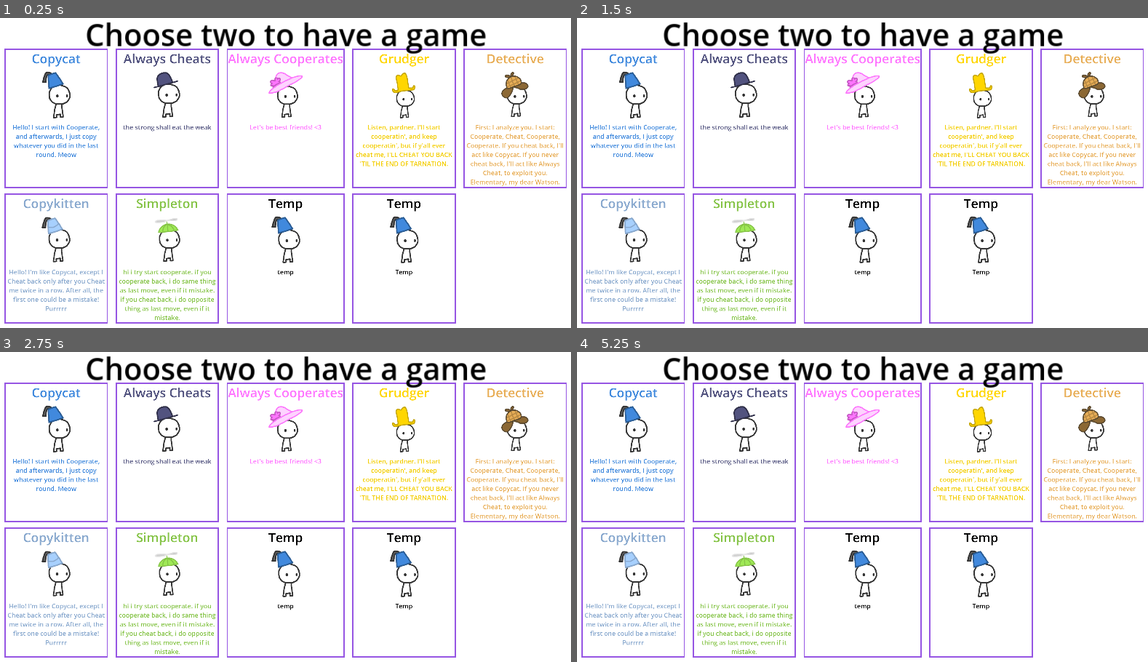
Above: before the commit, frames 1-4 (two rows, left to right).
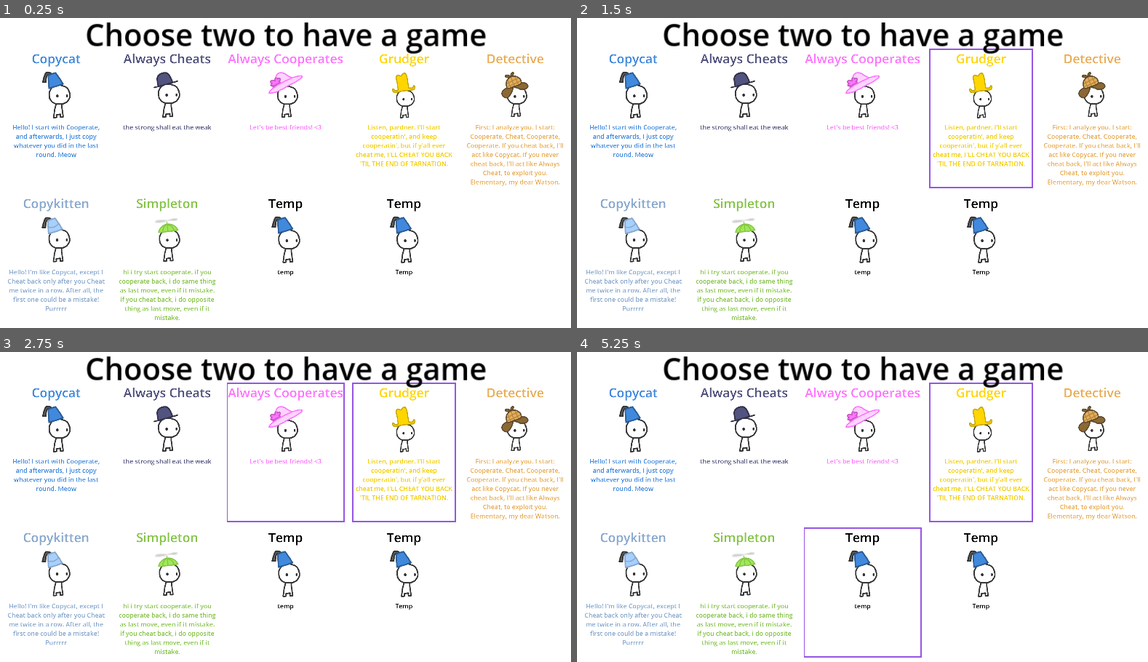
Above: after the commit, the same moments.

Repository: Requiem53/DFA-With-Game-Theory
Game: Godot game, scene res://Scenes/Screens/PickWhoToPlayWith.tscn
Same seed, same stepped clock (60 frames per second), same inputs: the game is played once before the commit and once after it.
Inputs (mouse positions are in pixels of both pictures, inside the frame that each line leads up to):
- Up to frame 1 (0.25 s): no input
- Up to frame 2 (1.5 s): tap Enter at 0.5, 0.6 s; move the mouse to (988, 160) at 0.52 s; click (988, 160) at 0.67 s; tap Space at 1.25 s; move the mouse to (742, 194) at 1.27 s; tap F at 1.35 s; click (742, 194) at 1.42 s
- Up to frame 3 (2.75 s): tap Enter at 2, 2.1 s; move the mouse to (342, 438) at 2.02 s; click (342, 438) at 2.17 s
- Up to frame 4 (5.25 s): tap Space at 2.75, 4.25 s; move the mouse to (828, 578) at 2.77 s; tap F at 2.85, 4.35 s; click (828, 578) at 2.92 s; tap Enter at 3.5, 3.6, 5.1 s; move the mouse to (1033, 559) at 3.52 s; click (1033, 559) at 3.67 s; move the mouse to (685, 463) at 4.27 s; click (685, 463) at 4.42 s; move the mouse to (891, 510) at 5.02 s; click (891, 510) at 5.17 s

The runs differ from the first frame. In frame 1, 3.3% of the frame differs, in the area x 0-100%, y 9-99%; in frame 2, 2.9%; in frame 3, 2.5%; in frame 4, 2.5%.

Commit message:
Added select feature

Diff:
--- a/Scenes/Screens/PickWhoToPlayWith.tscn
+++ b/Scenes/Screens/PickWhoToPlayWith.tscn
@@ -1,8 +1,9 @@
-[gd_scene load_steps=11 format=3 uid="uid://4dxdjsmqos28"]
+[gd_scene load_steps=12 format=3 uid="uid://4dxdjsmqos28"]
 
 [ext_resource type="Script" path="res://Scripts/TransitionTo1v1.gd" id="1_8njxw"]
+[ext_resource type="Script" path="res://Scripts/SelectHandler.gd" id="1_fh8re"]
 [ext_resource type="Texture2D" uid="uid://d0sx5h7kiphqa" path="res://Assets/Characters/Copycat.png" id="2_7ev3u"]
-[ext_resource type="StyleBox" uid="uid://m14twcfttmev" path="res://Scenes/Screens/SelectedBorder.tres" id="2_ihrds"]
+[ext_resource type="StyleBox" uid="uid://b3gkidwfwbbuo" path="res://Scenes/Screens/UnselectedBorder.tres" id="2_sercx"]
 [ext_resource type="Texture2D" uid="uid://cjokkvowvfpol" path="res://Assets/Characters/AlwaysCheats.png" id="3_31wtj"]
 [ext_resource type="Script" path="res://Scripts/PanelStyleTest.gd" id="3_uenrv"]
 [ext_resource type="Texture2D" uid="uid://d3mxciul6ul2b" path="res://Assets/Characters/AlwaysCooperates.png" id="4_jn5b5"]
@@ -20,6 +21,9 @@
 offset_right = 90.0
 offset_bottom = 40.0
 mouse_filter = 2
+
+[node name="SelectHandler" type="Node2D" parent="Control"]
+script = ExtResource("1_fh8re")
 
 [node name="GridContainer" type="GridContainer" parent="Control"]
 layout_mode = 1
@@ -42,7 +46,7 @@
 layout_mode = 2
 mouse_filter = 2
 mouse_default_cursor_shape = 4
-theme_override_styles/panel = ExtResource("2_ihrds")
+theme_override_styles/panel = ExtResource("2_sercx")
 script = ExtResource("3_uenrv")
 
 [node name="Copycat" type="VBoxContainer" parent="Control/GridContainer/PanelContainer"]
@@ -78,7 +82,7 @@
 [node name="PanelContainer2" type="PanelContainer" parent="Control/GridContainer"]
 layout_mode = 2
 mouse_filter = 2
-theme_override_styles/panel = ExtResource("2_ihrds")
+theme_override_styles/panel = ExtResource("2_sercx")
 
 [node name="AlwaysCheat" type="VBoxContainer" parent="Control/GridContainer/PanelContainer2"]
 layout_mode = 2
@@ -112,7 +116,7 @@
 [node name="PanelContainer3" type="PanelContainer" parent="Control/GridContainer"]
 layout_mode = 2
 mouse_filter = 2
-theme_override_styles/panel = ExtResource("2_ihrds")
+theme_override_styles/panel = ExtResource("2_sercx")
 
 [node name="AlwaysCooperate" type="VBoxContainer" parent="Control/GridContainer/PanelContainer3"]
 layout_mode = 2
@@ -144,7 +148,7 @@
 [node name="PanelContainer4" type="PanelContainer" parent="Control/GridContainer"]
 layout_mode = 2
 mouse_filter = 2
-theme_override_styles/panel = ExtResource("2_ihrds")
+theme_override_styles/panel = ExtResource("2_sercx")
 
 [node name="Grudger" type="VBoxContainer" parent="Control/GridContainer/PanelContainer4"]
 layout_mode = 2
@@ -176,7 +180,7 @@
 [node name="PanelContainer5" type="PanelContainer" parent="Control/GridContainer"]
 layout_mode = 2
 mouse_filter = 2
-theme_override_styles/panel = ExtResource("2_ihrds")
+theme_override_styles/panel = ExtResource("2_sercx")
 
 [node name="Detective" type="VBoxContainer" parent="Control/GridContainer/PanelContainer5"]
 layout_mode = 2
@@ -208,7 +212,7 @@
 [node name="PanelContainer6" type="PanelContainer" parent="Control/GridContainer"]
 layout_mode = 2
 mouse_filter = 2
-theme_override_styles/panel = ExtResource("2_ihrds")
+theme_override_styles/panel = ExtResource("2_sercx")
 
 [node name="Copykitten" type="VBoxContainer" parent="Control/GridContainer/PanelContainer6"]
 layout_mode = 2
@@ -241,7 +245,7 @@
 [node name="PanelContainer7" type="PanelContainer" parent="Control/GridContainer"]
 layout_mode = 2
 mouse_filter = 2
-theme_override_styles/panel = ExtResource("2_ihrds")
+theme_override_styles/panel = ExtResource("2_sercx")
 
 [node name="Simpleton" type="VBoxContainer" parent="Control/GridContainer/PanelContainer7"]
 layout_mode = 2
@@ -273,7 +277,7 @@
 [node name="PanelContainer8" type="PanelContainer" parent="Control/GridContainer"]
 layout_mode = 2
 mouse_filter = 2
-theme_override_styles/panel = ExtResource("2_ihrds")
+theme_override_styles/panel = ExtResource("2_sercx")
 
 [node name="Copycat9" type="VBoxContainer" parent="Control/GridContainer/PanelContainer8"]
 layout_mode = 2
@@ -305,7 +309,7 @@
 [node name="PanelContainer9" type="PanelContainer" parent="Control/GridContainer"]
 layout_mode = 2
 mouse_filter = 2
-theme_override_styles/panel = ExtResource("2_ihrds")
+theme_override_styles/panel = ExtResource("2_sercx")
 
 [node name="Copycat10" type="VBoxContainer" parent="Control/GridContainer/PanelContainer9"]
 layout_mode = 2
--- /dev/null
+++ b/Scenes/Screens/UnselectedBorder.tres
@@ -0,0 +1,9 @@
+[gd_resource type="StyleBoxFlat" format=3 uid="uid://b3gkidwfwbbuo"]
+
+[resource]
+bg_color = Color(0.6, 0.6, 0.6, 0)
+border_width_left = 10
+border_width_top = 10
+border_width_right = 10
+border_width_bottom = 10
+border_color = Color(1, 1, 1, 1)
--- a/Scripts/PanelStyleTest.gd
+++ b/Scripts/PanelStyleTest.gd
@@ -1,5 +1,6 @@
 extends PanelContainer
 
-
 func _ready():
-	print(self.name)
+	var unselectedStyle: StyleBoxFlat = StyleBoxFlat.new()
+	unselectedStyle = preload("res://Scenes/Screens/SelectedBorder.tres")
+	#self.add_theme_stylebox_override("panel", unselectedStyle)
--- /dev/null
+++ b/Scripts/SelectHandler.gd
@@ -0,0 +1,11 @@
+extends Node2D
+
+
+# Called when the node enters the scene tree for the first time.
+func _ready():
+	pass # Replace with function body.
+
+
+# Called every frame. 'delta' is the elapsed time since the previous frame.
+func _process(delta):
+	pass
--- a/Scripts/TransitionTo1v1.gd
+++ b/Scripts/TransitionTo1v1.gd
@@ -1,12 +1,34 @@
 extends GridContainer
+
+var strat_dict: Dictionary
+var unselectedStyle: StyleBoxFlat = StyleBoxFlat.new()
+var selectedStyle: StyleBoxFlat = StyleBoxFlat.new()
 
 func _ready():
 	for child in get_children():
 		var chosenChara = child.get_child(0)
 		chosenChara.gui_input.connect(accessClicked.bind(chosenChara))
 
+	unselectedStyle = preload("res://Scenes/Screens/UnselectedBorder.tres")
+	selectedStyle = preload("res://Scenes/Screens/SelectedBorder.tres")
+
 func accessClicked(event, node):
 	if event is InputEventMouseButton \
 	and event.button_index == MOUSE_BUTTON_LEFT \
 	and event.pressed:
 		print(node.name)
+		if strat_dict.get(node.name) != null:
+			if strat_dict[node.name] == true:
+				strat_dict[node.name] = false
+			else:
+				strat_dict[node.name] = true
+		else:
+			strat_dict[node.name] = true
+		print(strat_dict)
+		changeSelected(node)
+
+func changeSelected(node: VBoxContainer):
+	if strat_dict[node.name]:
+		node.get_parent().add_theme_stylebox_override("panel", selectedStyle)
+	else:
+		node.get_parent().add_theme_stylebox_override("panel", unselectedStyle)
